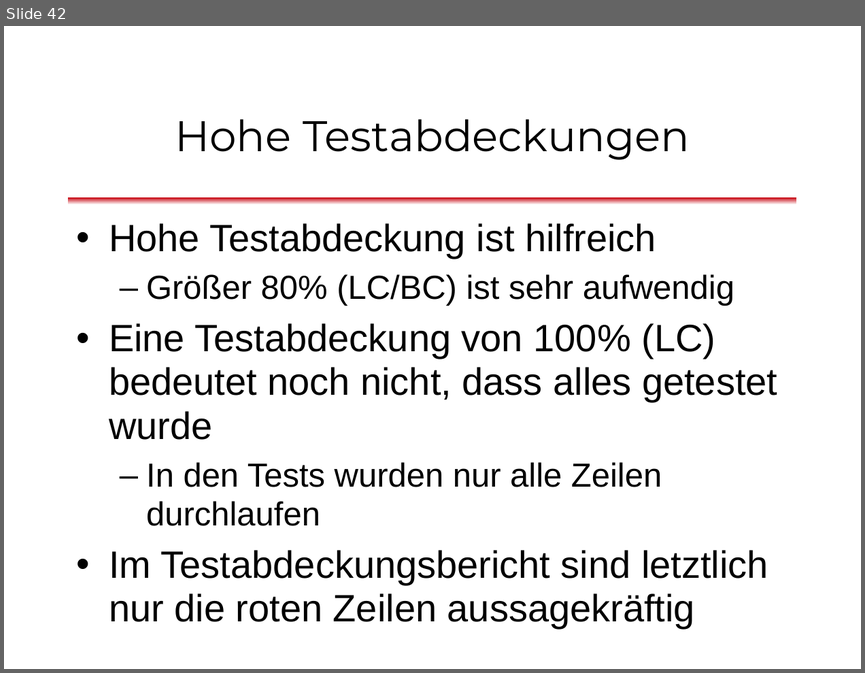
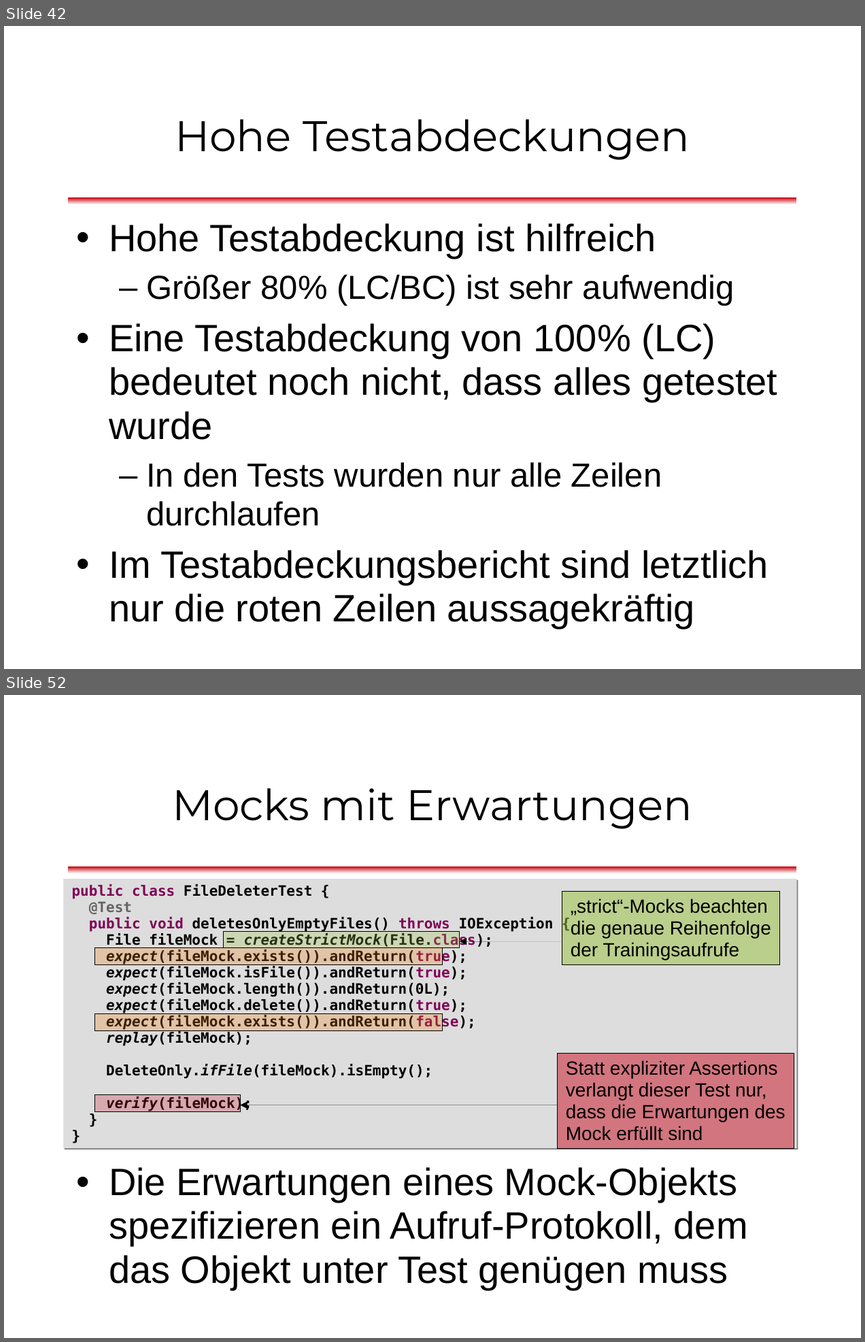
Before and after one commit to dlindner/vorlesung-se2-dhbw, a slide deck: added_2013/Unit Tests mit JUnit (2013).odp. Shown one above the other, each under a label of ours: slide 42 before the commit, slides 42 and 52 after it; the slides between them are not shown. The pictures are 865x673 and 865x1342 pixels, drawn with LibreOffice and Linux fonts; fonts in the diff are those of the drawing; background and template pictures are left out. Boxes give left, top, right and bottom in pixels: in the first picture for what was removed or moved away, otherwise in the second. Text is boxed around its words. In the diff, an @@ line names an element or a change of style, - is before the commit and + after.

Commit message:
Mock-Objekte beschrieben. Vorlesungseinheit fertig

```diff
--- a/added_2013/Unit Tests mit JUnit (2013).odp
+++ b/added_2013/Unit Tests mit JUnit (2013).odp
@@ slide 52 added at bbox=[4, 695, 861, 1338], background #FFFFFF; not listed: 1 template element that a slide beside it also shows @@
@@ title added at bbox=[172, 788, 693, 829], 36 pt, text #000000 @@
+Mocks mit Erwartungen
@@ rectangle added at bbox=[63, 879, 797, 1147], fill #DDDDDD, 12 pt, text #000000, bold @@
+public class FileDeleterTest {
+@Test
+public void deletesOnlyEmptyFiles() throws IOException {
+File fileMock = createStrictMock(File.class);
+expect(fileMock.exists()).andReturn(true);
+expect(fileMock.isFile()).andReturn(true);
+expect(fileMock.length()).andReturn(0L);
+expect(fileMock.delete()).andReturn(true);
+expect(fileMock.exists()).andReturn(false);
+replay(fileMock);
+DeleteOnly.ifFile(fileMock).isEmpty();
+verify(fileMock);
+}
+}
@@ rectangle added at bbox=[562, 892, 779, 965], fill #9AC33D at 50% opacity, outline #000000 0 pt, 16 pt, text #000000 @@
+„strict“-Mocks beachten
+die genaue Reihenfolge
+der Trainingsaufrufe
@@ rectangle added at bbox=[224, 932, 460, 949], fill #9AC33D at 25% opacity, outline #000000 0 pt @@
@@ rectangle added at bbox=[95, 948, 443, 965], fill #ED7905 at 25% opacity, outline #000000 0 pt @@
@@ arrow added from (561, 941) to (459, 941), #000000 0 pt @@
@@ rectangle added at bbox=[95, 1014, 443, 1031], fill #ED7905 at 25% opacity, outline #000000 0 pt @@
@@ rectangle added at bbox=[558, 1053, 794, 1149], fill #C80E23 at 50% opacity, outline #000000 0 pt, 16 pt, text #000000 @@
+Statt expliziter Assertions
+verlangt dieser Test nur,
+dass die Erwartungen des
+Mock erfüllt sind
@@ rectangle added at bbox=[95, 1094, 239, 1111], fill #C80E23 at 25% opacity, outline #000000 0 pt @@
@@ arrow added from (558, 1104) to (241, 1104), #000000 0 pt @@
@@ text added at bbox=[109, 1167, 748, 1290], 32 pt, text #000000 @@
+• Die Erwartungen eines Mock-Objekts spezifizieren ein Aufruf-Protokoll, dem das Objekt unter Test genügen muss
```
Also in this commit, not shown: 11 other slides added, 2 slides removed.
